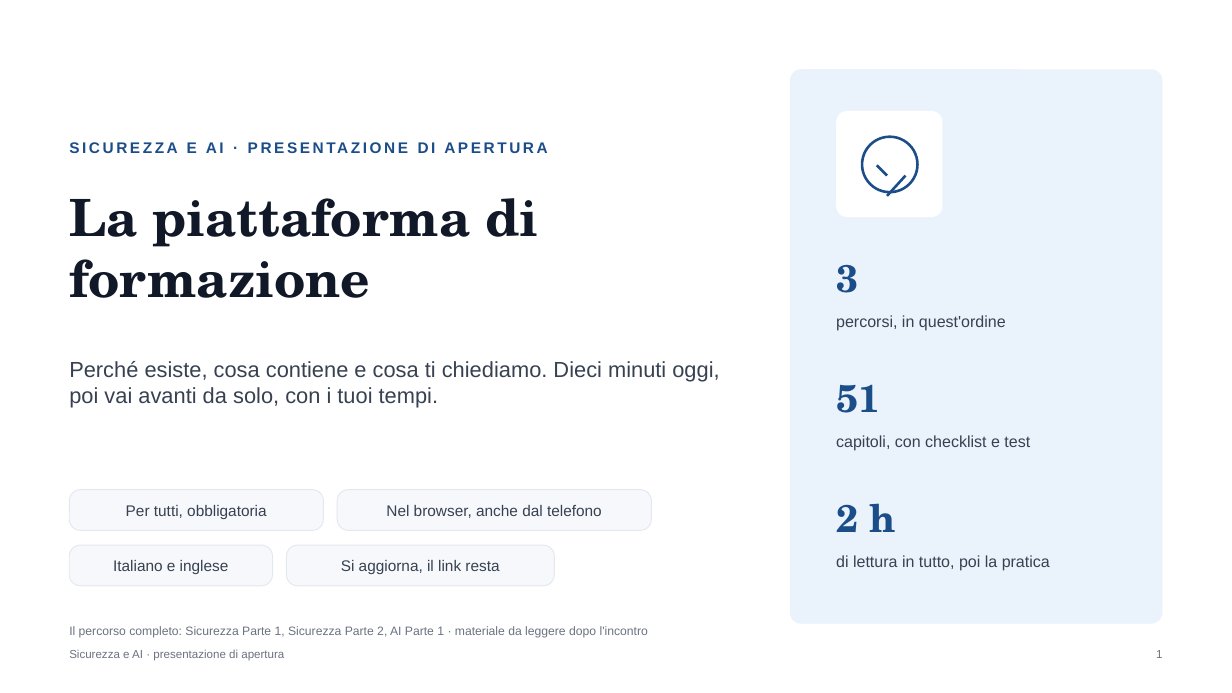
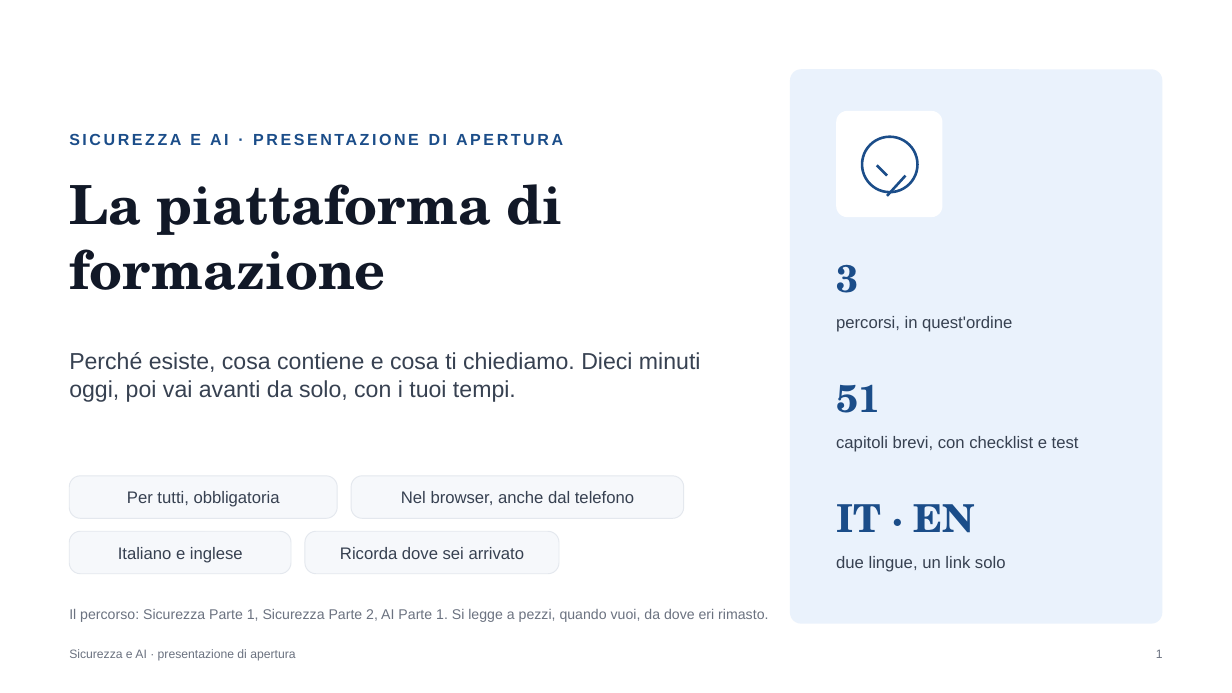
Before and after one commit to Mr-Hodler/IT-Security-AI-CrossCompany, a slide deck: slide 1 of Presentazione di apertura, Sicurezza e AI.pptx. Drawn at 1232x693 pixels with LibreOffice and Linux fonts; fonts in the diff are those of the drawing. Boxes give left, top, right and bottom in pixels: in the first picture for what was removed or moved away, otherwise in the second. Text is boxed around its words. In the diff, an @@ line names an element or a change of style, - is before the commit and + after.

Commit message:
Parte 2 v1.7 tech stack opzionale e guida 1Password, AI Parte 1 v1.4 tutorial skill e connettori, apertura v2

```diff
--- a/Presentazione di apertura, Sicurezza e AI.pptx
+++ b/Presentazione di apertura, Sicurezza e AI.pptx
@@ text "SICUREZZA E AI · PRESENTAZIONE ..." at (69,649,295,661): size 12 to 12.5 pt @@
@@ text "La piattaforma di formazione": place and size @@
-text "La piattaforma di formazione" at (69,198,538,298)
+text "La piattaforma di formazione" at (69,184,563,290)
@@ text "La piattaforma di formazione" at (69,184,563,290): size 40 to 42 pt @@
@@ text "percorsi, in quest'ordine" at (836,316,1012,332): size 12.5 to 13 pt @@
@@ text "Perché esiste, cosa contiene e ...": place and size @@
-text "Perché esiste, cosa contiene e ..." at (69,361,719,408)
+text "Perché esiste, cosa contiene e ..." at (69,352,701,402)
@@ text "Perché esiste, cosa contiene e ..." at (69,352,701,402): size 17 to 18 pt @@
@@ text at (836,436,1079,452): text changed; size 12.5 to 13 pt @@
-capitoli, con checklist e test
+capitoli brevi, con checklist e test
@@ text "Per tutti, obbligatoria": place and size @@
-text "Per tutti, obbligatoria" at (126,505,266,519)
+text "Per tutti, obbligatoria" at (127,491,280,507)
@@ rounded rectangle: place and size @@
-rounded rectangle at (69,490,323,531)
+rounded rectangle at (69,476,337,518)
@@ size 12 to 13 pt in 3 elements at (127,491,280,507), (118,547,243,563), (401,491,634,505) @@
@@ text "Nel browser, anche dal telefono": place and size @@
-text "Nel browser, anche dal telefono" at (386,505,602,518)
+text "Nel browser, anche dal telefono" at (401,491,634,505)
@@ proportions changed in 4 elements at (69,476,337,518), (305,531,559,574), (69,531,291,574), (351,476,684,518) @@
@@ rounded rectangle: place and size @@
-rounded rectangle at (337,490,652,531)
+rounded rectangle at (351,476,684,518)
@@ text at (836,504,975,533): text changed @@
-2 h
+IT · EN
@@ text "Italiano e inglese": place and size @@
-text "Italiano e inglese" at (113,560,229,574)
+text "Italiano e inglese" at (118,547,243,563)
@@ rounded rectangle: place and size @@
-rounded rectangle at (69,545,273,586)
+rounded rectangle at (69,531,291,574)
@@ rounded rectangle: place and size @@
-rounded rectangle at (287,545,555,586)
+rounded rectangle at (305,531,559,574)
@@ text at (340,547,525,559): text changed; size 12 to 13 pt @@
-Si aggiorna, il link resta
+Ricorda dove sei arrivato
@@ text at (836,556,1006,572): text changed; size 12.5 to 13 pt @@
-di lettura in tutto, poi la pratica
+due lingue, un link solo
@@ text at (69,609,768,622): text changed; size 9.5 to 11 pt @@
-Il percorso completo: Sicurezza Parte 1, Sicurezza Parte 2, AI Parte 1 · materiale da leggere dopo l'incontro
+Il percorso: Sicurezza Parte 1, Sicurezza Parte 2, AI Parte 1. Si legge a pezzi, quando vuoi, da dove eri rimasto.
@@ text "Sicurezza e AI · presentazione ..." at (69,647,901,675): size 9 to 9.5 pt @@
```
Also in this commit, not shown: 7 other slides changed, 1 slide added, 3 slides removed, 4 other files.
